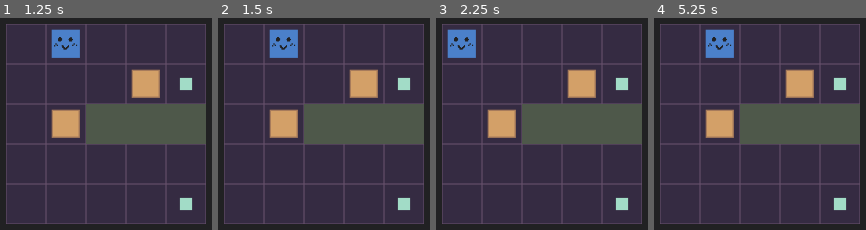
Above: before the commit, frames 1-4 (left to right).
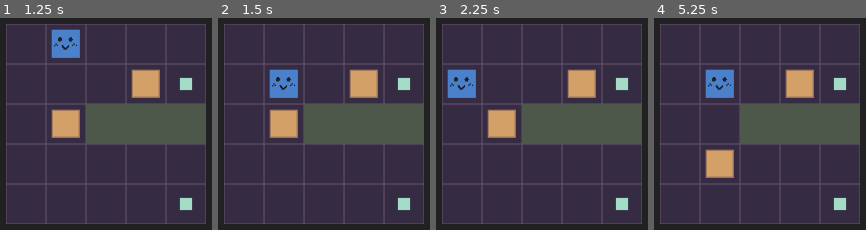
Above: after the commit, the same moments.

Repository: RonTheHuman/JamGame
Game: Godot game, scene res://Scenes/GameScene.tscn
The game is run twice, just before and just after one commit, with the same random seed, the same clock (stepped at 60 frames per second) and the same inputs.
Inputs:
- Up to frame 1 (1.25 s): tap Enter at 0.5 s; hold W (Up) from 0.53 s (still down); hold Space (Wait) from 0.53 s (still down); tap Z (Undo, bound only after the commit) at 0.8 s
- Up to frame 2 (1.5 s): keep holding W (Up); release Space (Wait) at 1.28 s; tap Z (Undo, bound only after the commit) at 1.35 s
- Up to frame 3 (2.25 s): tap Space (Wait) at 1.55 s; tap Enter at 2 s; release W (Up) at 2.03 s; hold A (Left) from 2.03 s (still down); hold Space (Wait) from 2.03 s (still down)
- Up to frame 4 (5.25 s): tap Z (Undo, bound only after the commit) at 2.3, 2.85, 3.8, 4.35 s; release Space (Wait) at 2.78 s; tap Space (Wait) at 3.05, 4.55 s; tap Enter at 3.5 s; release A (Left) at 3.53 s; hold S (Down) 3.53-4.28 s; hold Space (Wait) 3.53-4.28 s; hold D (Right) 4.28-5.03 s; hold W (Up) from 5.03 s (still down); hold Space (Wait) from 5.03 s (still down)

Frame 1 is identical in both runs. In frame 2, 3.7% of the frame differs, in the area x 24-38%, y 5-38%; in frame 3, 3.7%; in frame 4, 7.4%, in the area x 24-38%, y 5-76%.

Commit message:
added undo

Diff:
--- a/Scripts/GameScene.gd
+++ b/Scripts/GameScene.gd
@@ -21,6 +21,8 @@
 			   [0, 2, 0, 0, 0],
 			   [0, 0, 0, 0, 0],
 			   [0, 0, 0, 0, 0]]
+var layer1_history = []
+var layer2_history = []
 var level_w: int = len(layer1[0])
 var level_h: int = len(layer1)
 var player_loc: Vector2
@@ -29,7 +31,6 @@
 var grid_start := Vector2(0, 0)
 
 func _ready():
-	var found = false
 	for i in range(level_h):
 		for j in range(level_w):
 			if layer2[i][j] == Tile.PLAYER:
@@ -53,7 +54,20 @@
 		next_state(Action.LEFT)
 	if event.is_action_pressed("Wait"):
 		next_state(Action.WAIT)
-	draw_state()
+	if event.is_action_pressed("Undo"):
+		if layer1_history != [] and layer2_history != []:
+			layer1 = layer1_history.pop_back()
+			layer2 = layer2_history.pop_back()
+			player_loc = find_player()
+			print(layer2_history)
+		draw_state()
+
+func find_player():
+	for i in range(level_h):
+		for j in range(level_w):
+			if layer2[i][j] == Tile.PLAYER:
+				return Vector2(j, i)
+	return null
 
 func is_blocked(location: Vector2) -> bool:
 	if location.x < 0 or location.x >= level_w or \
@@ -69,6 +83,8 @@
 	return true
 
 func next_state(action: Action):
+	layer1_history.append(layer1.duplicate(true))
+	layer2_history.append(layer2.duplicate(true))
 	if action == Action.WAIT:
 		return
 	var move_vec = Vector2(0, 0)
@@ -100,9 +116,9 @@
 		layer2[player_loc.y][player_loc.x] = Tile.NONE
 		player_loc = new_loc
 		layer2[player_loc.y][player_loc.x] = Tile.PLAYER
-
 	if is_solved():
 		print("solved!")
+	draw_state()
 
 func draw_state():
 	for child in $GridTile.get_children():
--- a/project.godot
+++ b/project.godot
@@ -51,6 +51,11 @@
 "events": [Object(InputEventKey,"resource_local_to_scene":false,"resource_name":"","device":-1,"window_id":0,"alt_pressed":false,"shift_pressed":false,"ctrl_pressed":false,"meta_pressed":false,"pressed":false,"keycode":0,"physical_keycode":32,"key_label":0,"unicode":32,"echo":false,"script":null)
 ]
 }
+Undo={
+"deadzone": 0.5,
+"events": [Object(InputEventKey,"resource_local_to_scene":false,"resource_name":"","device":-1,"window_id":0,"alt_pressed":false,"shift_pressed":false,"ctrl_pressed":false,"meta_pressed":false,"pressed":false,"keycode":0,"physical_keycode":90,"key_label":0,"unicode":122,"echo":false,"script":null)
+]
+}
 
 [rendering]
 
